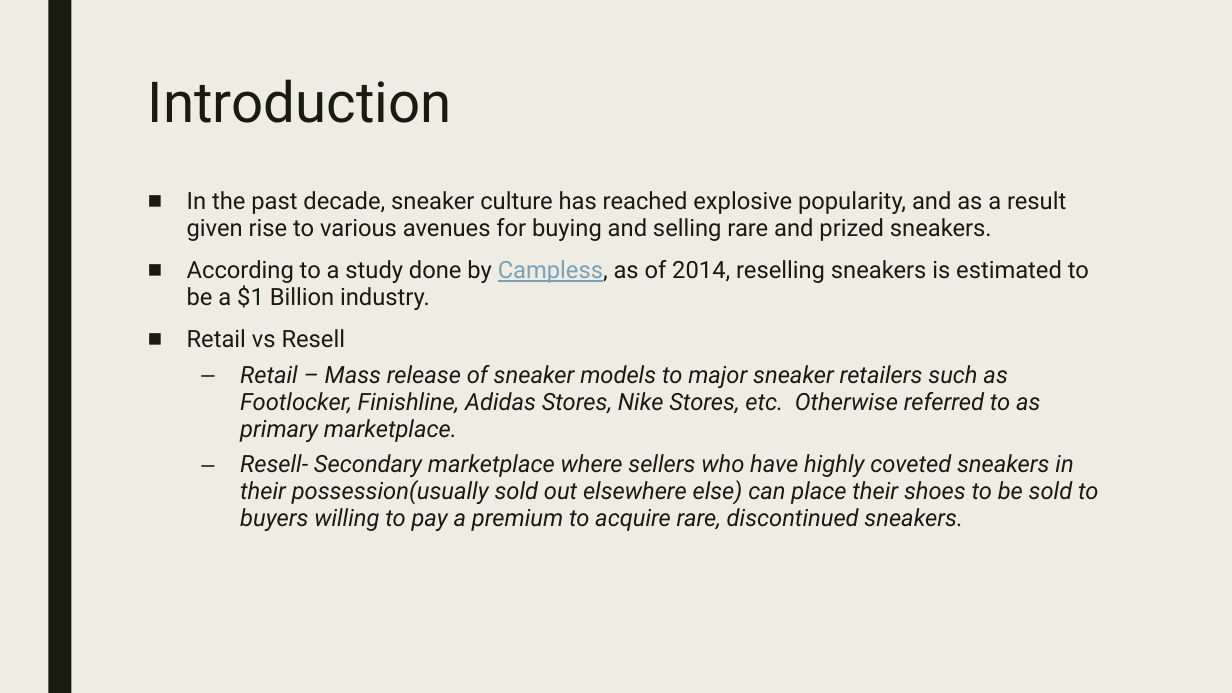
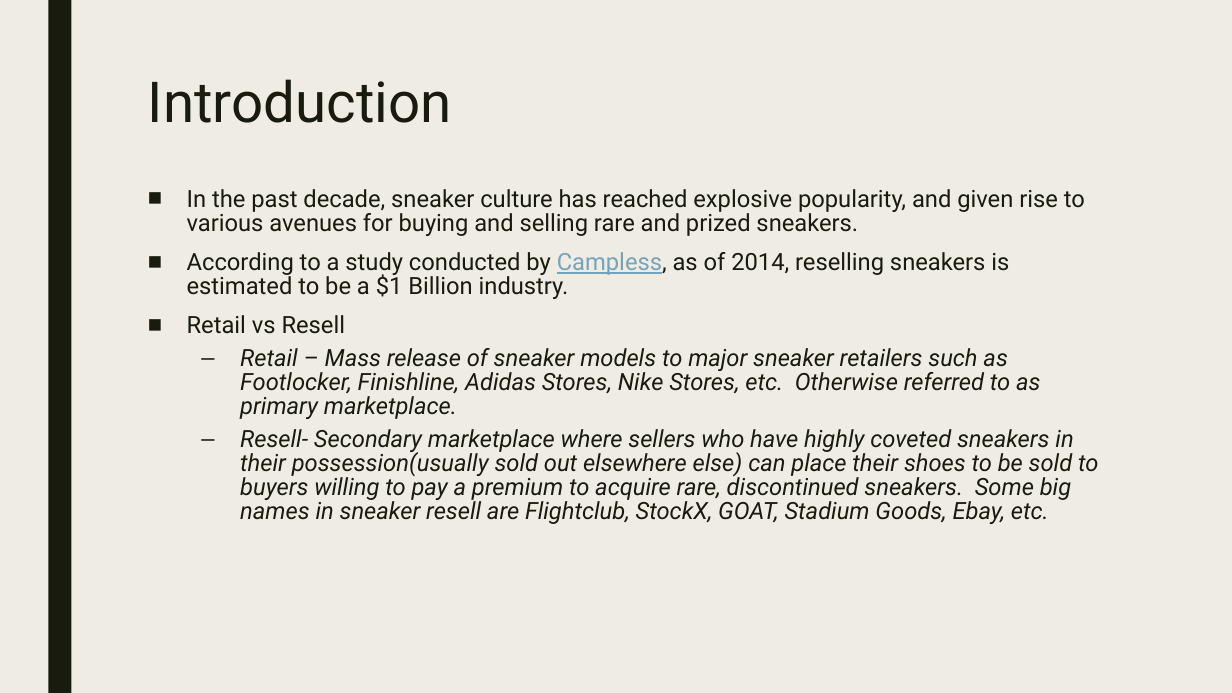
Before and after one commit to joshyoon/SneakerResellData, a slide deck: slide 2 of YeezyData.pptx. Drawn at 1232x693 pixels with LibreOffice and Linux fonts; fonts in the diff are those of the drawing. Boxes give left, top, right and bottom in pixels: in the first picture for what was removed or moved away, otherwise in the second. Text is boxed around its words. In the diff, an @@ line names an element or a change of style, - is before the commit and + after.

```diff
--- a/YeezyData.pptx
+++ b/YeezyData.pptx
@@ text at [187, 189, 1085, 299]: text changed @@
-■ In the past decade, sneaker culture has reached explosive popularity, and as a result given rise to various avenues for buying and selling rare and prized sneakers.
-■ According to a study done by Campless, as of 2014, reselling sneakers is estimated to be a $1 Billion industry.
+■ In the past decade, sneaker culture has reached explosive popularity, and given rise to various avenues for buying and selling rare and prized sneakers.
+■ According to a study conducted by Campless, as of 2014, reselling sneakers is estimated to be a $1 Billion industry.
@@ text at [187, 315, 1040, 419]: line spacing 0.94 to 0.84 @@
@@ text at [240, 429, 1098, 524]: text changed @@
-  – Resell- Secondary marketplace where sellers who have highly coveted sneakers in their possession(usually sold out elsewhere else) can place their shoes to be sold to buyers willing to pay a premium to acquire rare, discontinued sneakers.
+  – Resell- Secondary marketplace where sellers who have highly coveted sneakers in their possession(usually sold out elsewhere else) can place their shoes to be sold to buyers willing to pay a premium to acquire rare, discontinued sneakers. Some big names in sneaker resell are Flightclub, StockX, GOAT, Stadium Goods, Ebay, etc.
```
Also in this commit, not shown: 3 other slides changed, 1 other file.
